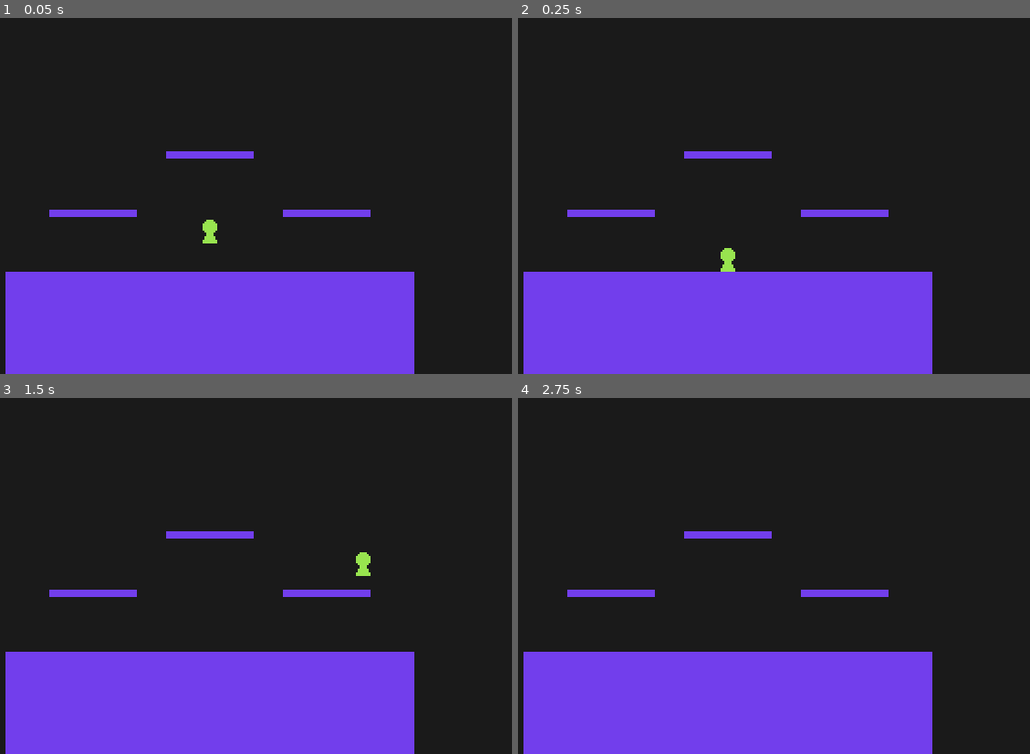
Above: before the commit, frames 1-4 (two rows, left to right).
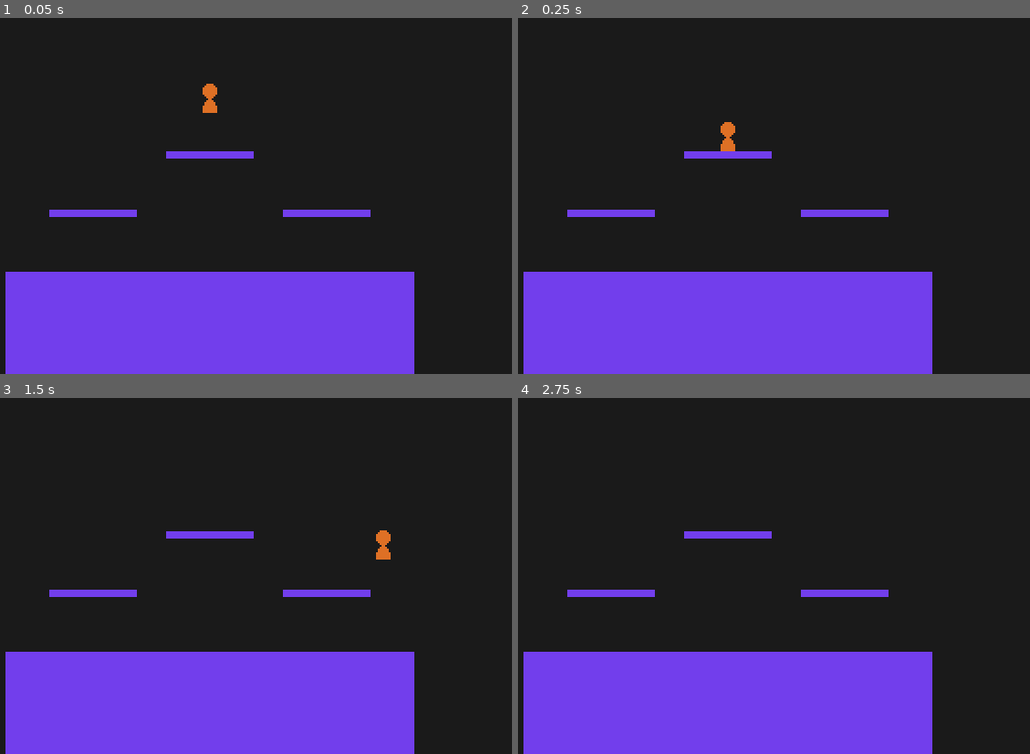
Above: after the commit, the same moments.

Repository: youssefevan/platform-fighter
Game: Godot game, scene res://World.tscn
The game is run twice, just before and just after one commit, with the same random seed, the same clock (stepped at 60 frames per second) and the same inputs.
Inputs:
- Up to frame 1 (0.05 s): no input
- Up to frame 2 (0.25 s): no input
- Up to frame 3 (1.5 s): tap Enter at 0.5 s; hold Right (right) from 0.53 s (still down); tap Z (jump) at 0.6, 0.77, 1.07, 1.35 s
- Up to frame 4 (2.75 s): tap Z (jump) at 1.52, 1.82, 2.1 s; release Right (right) at 2.03 s; hold Left (left) from 2.03 s (still down)

The runs differ from the first frame. In frame 1, 0.3% of the frame differs, in the area x 39-43%, y 18-64%; in frame 2, 0.3%; in frame 3, 0.3%; in frame 4, nothing differs.

Commit message:
Fixed jumping bug
- Fixed bug that dropped jump input between run and idle states

Diff:
--- a/PlatformFighter/Scenes/CharacterBase.tscn
+++ b/PlatformFighter/Scenes/CharacterBase.tscn
@@ -68,24 +68,32 @@
 
 [node name="Idle" type="Node2D" parent="StateManager"]
 script = ExtResource( 5 )
+animation_name = "Idle"
 
 [node name="Run" type="Node2D" parent="StateManager"]
 script = ExtResource( 7 )
+animation_name = "Run"
 
 [node name="Jump" type="Node2D" parent="StateManager"]
 script = ExtResource( 11 )
+animation_name = "Jump"
 
 [node name="AirJump" type="Node2D" parent="StateManager"]
 script = ExtResource( 6 )
+animation_name = "AirJump"
 
 [node name="Jumpsquat" type="Node2D" parent="StateManager"]
 script = ExtResource( 8 )
+animation_name = "Jumpsquat"
 
 [node name="Fall" type="Node2D" parent="StateManager"]
 script = ExtResource( 9 )
+animation_name = "Fall"
 
 [node name="Freefall" type="Node2D" parent="StateManager"]
 script = ExtResource( 10 )
+animation_name = "Freefall"
 
 [node name="Land" type="Node2D" parent="StateManager"]
 script = ExtResource( 4 )
+animation_name = "Land"
--- a/PlatformFighter/Scenes/Characters/Red.tscn
+++ b/PlatformFighter/Scenes/Characters/Red.tscn
@@ -1,7 +1,127 @@
-[gd_scene load_steps=3 format=2]
+[gd_scene load_steps=11 format=2]
 
 [ext_resource path="res://Scenes/CharacterBase.tscn" type="PackedScene" id=1]
 [ext_resource path="res://Sprites/Characters/red.png" type="Texture" id=2]
+
+[sub_resource type="Animation" id=1]
+resource_name = "AirJump"
+tracks/0/type = "value"
+tracks/0/path = NodePath("Sprite:frame")
+tracks/0/interp = 1
+tracks/0/loop_wrap = true
+tracks/0/imported = false
+tracks/0/enabled = true
+tracks/0/keys = {
+"times": PoolRealArray( 0 ),
+"transitions": PoolRealArray( 1 ),
+"update": 1,
+"values": [ 0 ]
+}
+
+[sub_resource type="Animation" id=2]
+resource_name = "Fall"
+tracks/0/type = "value"
+tracks/0/path = NodePath("Sprite:frame")
+tracks/0/interp = 1
+tracks/0/loop_wrap = true
+tracks/0/imported = false
+tracks/0/enabled = true
+tracks/0/keys = {
+"times": PoolRealArray( 0 ),
+"transitions": PoolRealArray( 1 ),
+"update": 1,
+"values": [ 0 ]
+}
+
+[sub_resource type="Animation" id=3]
+resource_name = "Freefall"
+tracks/0/type = "value"
+tracks/0/path = NodePath("Sprite:frame")
+tracks/0/interp = 1
+tracks/0/loop_wrap = true
+tracks/0/imported = false
+tracks/0/enabled = true
+tracks/0/keys = {
+"times": PoolRealArray( 0 ),
+"transitions": PoolRealArray( 1 ),
+"update": 1,
+"values": [ 7 ]
+}
+
+[sub_resource type="Animation" id=4]
+resource_name = "Idle"
+tracks/0/type = "value"
+tracks/0/path = NodePath("Sprite:frame")
+tracks/0/interp = 1
+tracks/0/loop_wrap = true
+tracks/0/imported = false
+tracks/0/enabled = true
+tracks/0/keys = {
+"times": PoolRealArray( 0 ),
+"transitions": PoolRealArray( 1 ),
+"update": 1,
+"values": [ 0 ]
+}
+
+[sub_resource type="Animation" id=5]
+resource_name = "Jump"
+tracks/0/type = "value"
+tracks/0/path = NodePath("Sprite:frame")
+tracks/0/interp = 1
+tracks/0/loop_wrap = true
+tracks/0/imported = false
+tracks/0/enabled = true
+tracks/0/keys = {
+"times": PoolRealArray( 0 ),
+"transitions": PoolRealArray( 1 ),
+"update": 1,
+"values": [ 0 ]
+}
+
+[sub_resource type="Animation" id=6]
+resource_name = "Jumpsquat"
+tracks/0/type = "value"
+tracks/0/path = NodePath("Sprite:frame")
+tracks/0/interp = 1
+tracks/0/loop_wrap = true
+tracks/0/imported = false
+tracks/0/enabled = true
+tracks/0/keys = {
+"times": PoolRealArray( 0 ),
+"transitions": PoolRealArray( 1 ),
+"update": 1,
+"values": [ 2 ]
+}
+
+[sub_resource type="Animation" id=7]
+resource_name = "Land"
+tracks/0/type = "value"
+tracks/0/path = NodePath("Sprite:frame")
+tracks/0/interp = 1
+tracks/0/loop_wrap = true
+tracks/0/imported = false
+tracks/0/enabled = true
+tracks/0/keys = {
+"times": PoolRealArray( 0 ),
+"transitions": PoolRealArray( 1 ),
+"update": 1,
+"values": [ 8 ]
+}
+
+[sub_resource type="Animation" id=8]
+resource_name = "Run"
+tracks/0/type = "value"
+tracks/0/path = NodePath("Sprite:frame")
+tracks/0/interp = 1
+tracks/0/loop_wrap = true
+tracks/0/imported = false
+tracks/0/enabled = true
+tracks/0/keys = {
+"times": PoolRealArray( 0 ),
+"transitions": PoolRealArray( 1 ),
+"update": 1,
+"values": [ 1 ]
+}
 
 [node name="Red" instance=ExtResource( 1 )]
 gravity = 850.0
@@ -15,3 +135,14 @@
 
 [node name="Sprite" parent="." index="1"]
 texture = ExtResource( 2 )
+frame = 7
+
+[node name="Animator" type="AnimationPlayer" parent="." index="4"]
+anims/AirJump = SubResource( 1 )
+anims/Fall = SubResource( 2 )
+anims/Freefall = SubResource( 3 )
+anims/Idle = SubResource( 4 )
+anims/Jump = SubResource( 5 )
+anims/Jumpsquat = SubResource( 6 )
+anims/Land = SubResource( 7 )
+anims/Run = SubResource( 8 )
--- a/PlatformFighter/Scripts/CharacterBase/States/fall.gd
+++ b/PlatformFighter/Scripts/CharacterBase/States/fall.gd
@@ -1,20 +1,20 @@
 extends BaseState
 
-var frame_perfect_air_jump = false
+var enter_air_jump = false
 
 func enter():
 	.enter()
 
 	if Input.is_action_just_pressed("jump") == true:
 		if char_base.air_jumps_remaining != 0:
-			frame_perfect_air_jump = true
+			enter_air_jump = true
 
 func physics_process(delta):
 	move(delta)
 	#char_base.can_attack = true
 	fastfalling_check()
 
-	if frame_perfect_air_jump == true:
+	if enter_air_jump == true:
 		return char_base.air_jump
 
 	if char_base.fastfalling == true:
@@ -57,4 +57,4 @@
 
 func exit():
 	.exit()
-	frame_perfect_air_jump = false
+	enter_air_jump = false
--- a/PlatformFighter/Scripts/CharacterBase/States/idle.gd
+++ b/PlatformFighter/Scripts/CharacterBase/States/idle.gd
@@ -1,12 +1,15 @@
 extends BaseState
 
 var enter_x_input
+var enter_jump
 
 func enter():
 	.enter()
 	#char_base.can_attack = true
 	enter_x_input = Input.get_action_strength("right") - Input.get_action_strength("left")
 	#print(enter_x_input)
+	if Input.is_action_just_pressed("jump") == true:
+		enter_jump = true
 
 func physics_process(delta):
 	var x_input = Input.get_action_strength("right") - Input.get_action_strength("left")
@@ -15,6 +18,9 @@
 
 	char_base.velocity.y = 1 # keep in contact with ground
 	char_base.velocity = char_base.move_and_slide(char_base.velocity, Vector2.UP)
+
+	if enter_jump == true:
+		return char_base.jumpsquat
 
 	if x_input < 0:
 		char_base.sprite.flip_h = true
@@ -39,3 +45,7 @@
 #			return dash
 #		else:
 #			return run
+
+func exit():
+	.exit()
+	enter_jump = false
--- a/PlatformFighter/World.tscn
+++ b/PlatformFighter/World.tscn
@@ -2,7 +2,7 @@
 
 [ext_resource path="res://Sprites/tile.png" type="Texture" id=1]
 [ext_resource path="res://Scenes/Platform.tscn" type="PackedScene" id=2]
-[ext_resource path="res://Scenes/Characters/Timber.tscn" type="PackedScene" id=4]
+[ext_resource path="res://Scenes/Characters/Red.tscn" type="PackedScene" id=3]
 
 [sub_resource type="ConvexPolygonShape2D" id=2]
 points = PoolVector2Array( 0, 0, 16, 0, 16, 16, 0, 16 )
@@ -47,5 +47,5 @@
 [node name="Platform3" parent="." instance=ExtResource( 2 )]
 position = Vector2( 256, 128 )
 
-[node name="Timber" parent="." instance=ExtResource( 4 )]
-position = Vector2( 192, 144 )
+[node name="Red" parent="." instance=ExtResource( 3 )]
+position = Vector2( 192, 64 )
